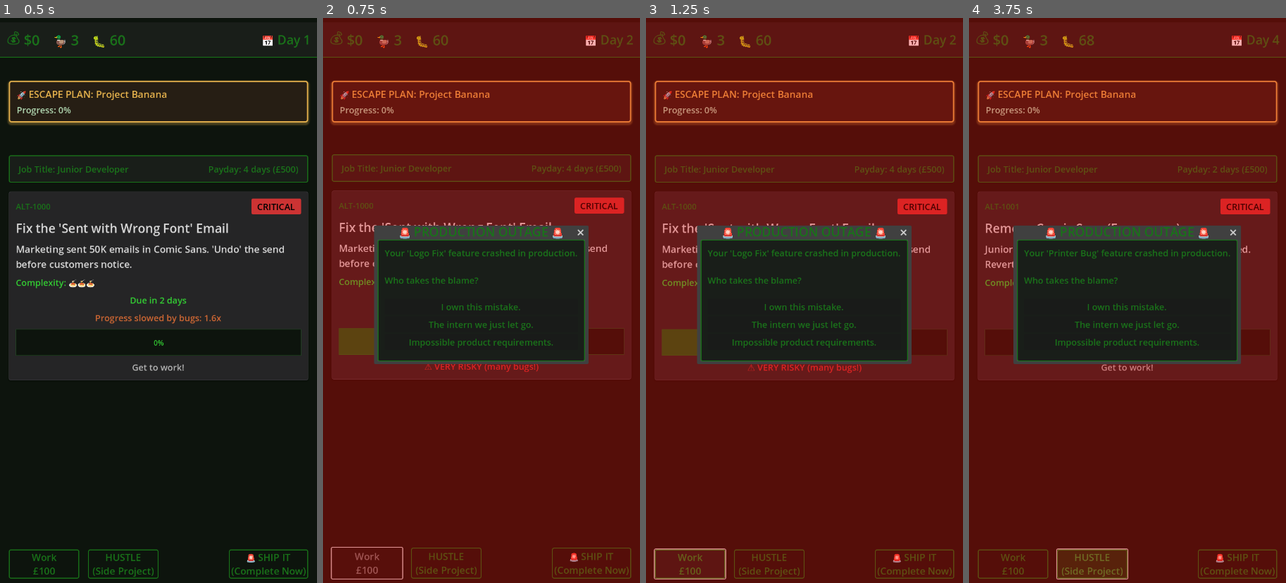
Above: before the commit, frames 1-4 (left to right).
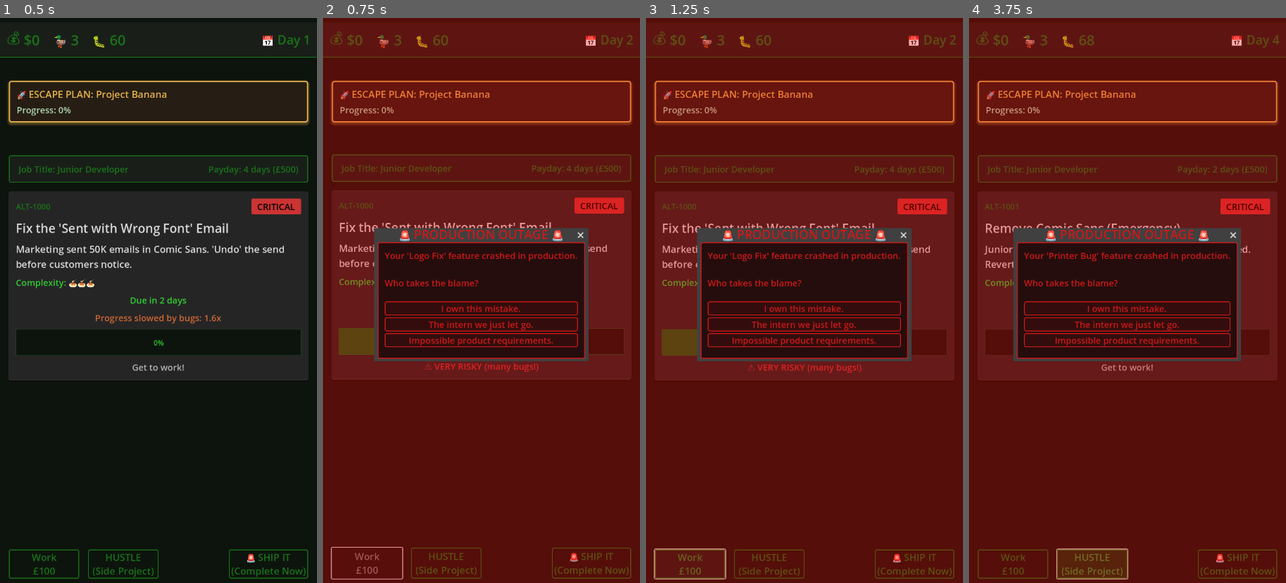
Above: after the commit, the same moments.

Repository: lmchoi/alt-f-this
Game: Godot game, scene res://scenes/game_ui.tscn
Two runs of this game, one before a commit and one after it. Both use one fixed random seed, a clock stepped at 60 frames per second and the inputs below.
Inputs:
- Up to frame 1 (0.5 s): no input
- Up to frame 2 (0.75 s): click "Work £100" at 0.5 s
- Up to frame 3 (1.25 s): no input
- Up to frame 4 (3.75 s): click "The intern we just let go." at 1.25 s; click "HUSTLE (Side Project)" at 2 s; click "🚨 SHIP IT (Complete Now)" at 2.75 s; click "Ship It Now" at 3.5 s

Frame 1 is identical in both runs. In frame 2, 7.9% of the frame differs, in the area x 16-84%, y 36-62%; in frame 3, 7.9%; in frame 4, 8.3%, in the area x 14-86%, y 36-62%.

Commit message:
Update outage_dialog to use same colour scheme as the consequence popup

Diff:
--- a/scenes/dialogs/outage_dialog.tscn
+++ b/scenes/dialogs/outage_dialog.tscn
@@ -1,23 +1,56 @@
-[gd_scene load_steps=3 format=3 uid="uid://tcn5yq8brhx1"]
+[gd_scene load_steps=4 format=3 uid="uid://tcn5yq8brhx1"]
 
 [ext_resource type="Script" uid="uid://57tvoy16rd5j" path="res://scenes/dialogs/outage_dialog.gd" id="1_outage"]
 [ext_resource type="Theme" uid="uid://f4lrrcd0nn1k" path="res://themes/dialog_theme.tres" id="2_dialog_theme"]
 
+[sub_resource type="StyleBoxFlat" id="StyleBoxFlat_outage_panel"]
+bg_color = Color(0.15, 0.05, 0.05, 1)
+border_width_left = 2
+border_width_top = 2
+border_width_right = 2
+border_width_bottom = 2
+border_color = Color(0.8, 0.1, 0.1, 1)
+corner_radius_top_left = 4
+corner_radius_top_right = 4
+corner_radius_bottom_right = 4
+corner_radius_bottom_left = 4
+content_margin_left = 16.0
+content_margin_top = 16.0
+content_margin_right = 16.0
+content_margin_bottom = 16.0
+
+[sub_resource type="StyleBoxFlat" id="StyleBoxFlat_title_panel"]
+bg_color = Color(0.1, 0.03, 0.03, 1)
+border_width_bottom = 2
+border_color = Color(0.8, 0.1, 0.1, 1)
+
+[sub_resource type="StyleBoxFlat" id="StyleBoxFlat_button"]
+bg_color = Color(0.2, 0.05, 0.05, 1)
+border_width_left = 2
+border_width_top = 2
+border_width_right = 2
+border_width_bottom = 2
+border_color = Color(0.8, 0.1, 0.1, 1)
+corner_radius_top_left = 4
+corner_radius_top_right = 4
+corner_radius_bottom_right = 4
+corner_radius_bottom_left = 4
+
 [node name="OutageDialog" type="AcceptDialog"]
 oversampling_override = 1.0
 initial_position = 1
-size = Vector2i(400, 250)
+size = Vector2i(400, 200)
 theme = ExtResource("2_dialog_theme")
+theme_override_colors/title_color = Color(0.8, 0.1, 0.1, 1)
+theme_override_styles/panel = SubResource("StyleBoxFlat_outage_panel")
+theme_override_styles/title_panel = SubResource("StyleBoxFlat_title_panel")
 script = ExtResource("1_outage")
 
 [node name="VBoxContainer" type="VBoxContainer" parent="."]
-offset_left = 16.0
-offset_top = 16.0
-offset_right = 384.0
-offset_bottom = 188.0
 
 [node name="MessageLabel" type="Label" parent="VBoxContainer"]
 layout_mode = 2
+theme_override_colors/font_color = Color(0.8, 0.1, 0.1, 1)
 text = "Message will appear here"
 
 [node name="Spacer" type="Control" parent="VBoxContainer"]
@@ -26,12 +59,18 @@
 
 [node name="ResponsibilityButton" type="Button" parent="VBoxContainer"]
 layout_mode = 2
+theme_override_colors/font_color = Color(0.8, 0.1, 0.1, 1)
+theme_override_styles/normal = SubResource("StyleBoxFlat_button")
 text = "I own this mistake."
 
 [node name="ScapegoatButton" type="Button" parent="VBoxContainer"]
 layout_mode = 2
+theme_override_colors/font_color = Color(0.8, 0.1, 0.1, 1)
+theme_override_styles/normal = SubResource("StyleBoxFlat_button")
 text = "The intern we just let go."
 
 [node name="SystemicButton" type="Button" parent="VBoxContainer"]
 layout_mode = 2
+theme_override_colors/font_color = Color(0.8, 0.1, 0.1, 1)
+theme_override_styles/normal = SubResource("StyleBoxFlat_button")
 text = "Impossible product requirements."
